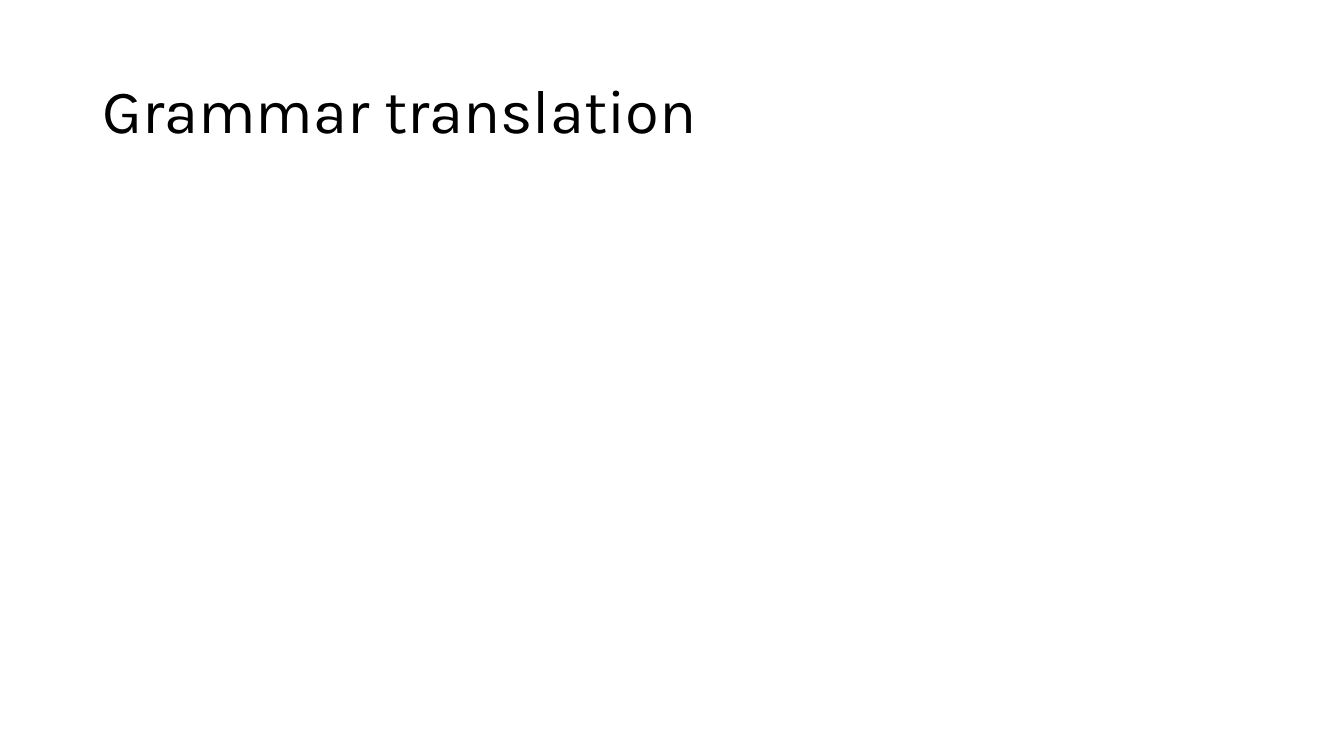
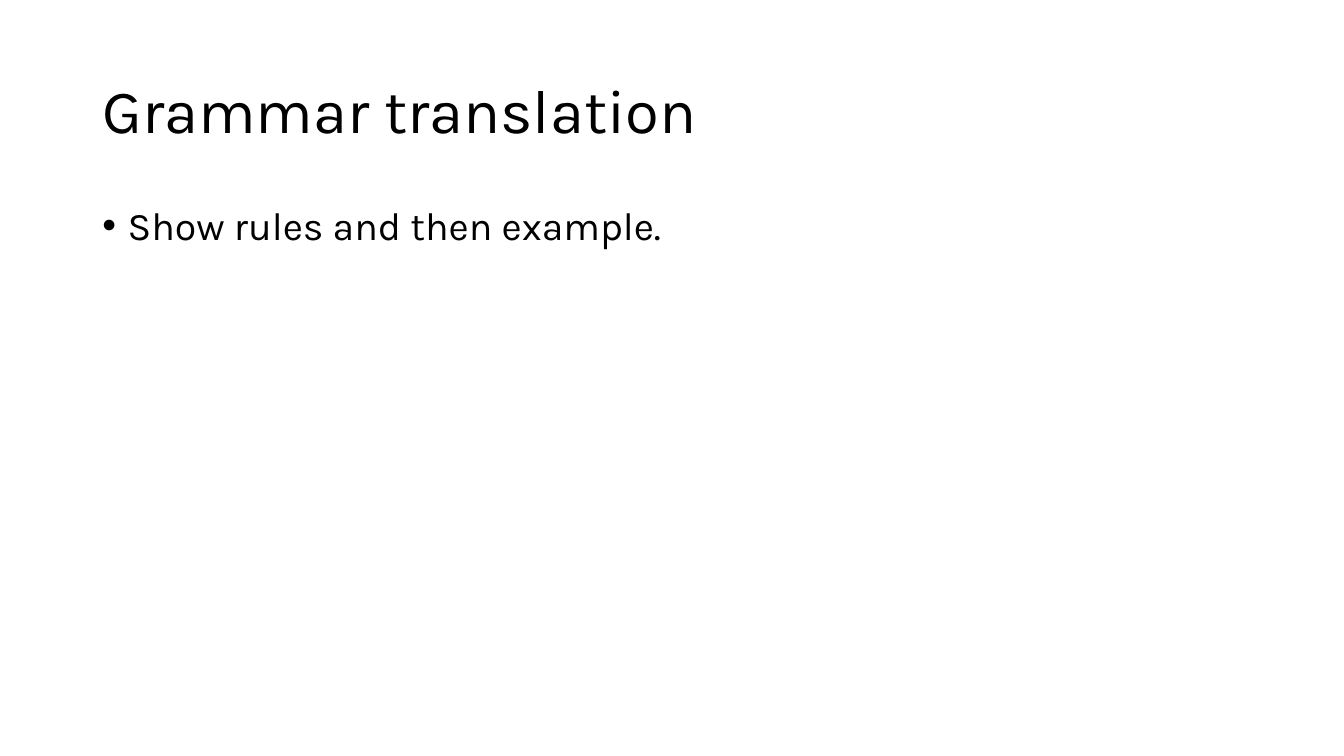
Before and after one commit to inesgarciaslopes/type-operators, a slide deck: slide 10 of latex/Inforum/slides/presentation.pptx (slide 6 before the commit). Drawn at 1344x756 pixels with LibreOffice and Linux fonts; fonts in the diff are those of the drawing. Boxes give left, top, right and bottom in pixels: in the first picture for what was removed or moved away, otherwise in the second. Text is boxed around its words. In the diff, an @@ line names an element or a change of style, - is before the commit and + after.

Commit message:
update

```diff
--- a/latex/Inforum/slides/presentation.pptx
+++ b/latex/Inforum/slides/presentation.pptx
@@ text added at [128, 213, 661, 250], 28 pt, text #000000 @@
+• Show rules and then example.
```
Also in this commit, not shown: 2 other slides changed, 5 slides added, 1 slide removed.
